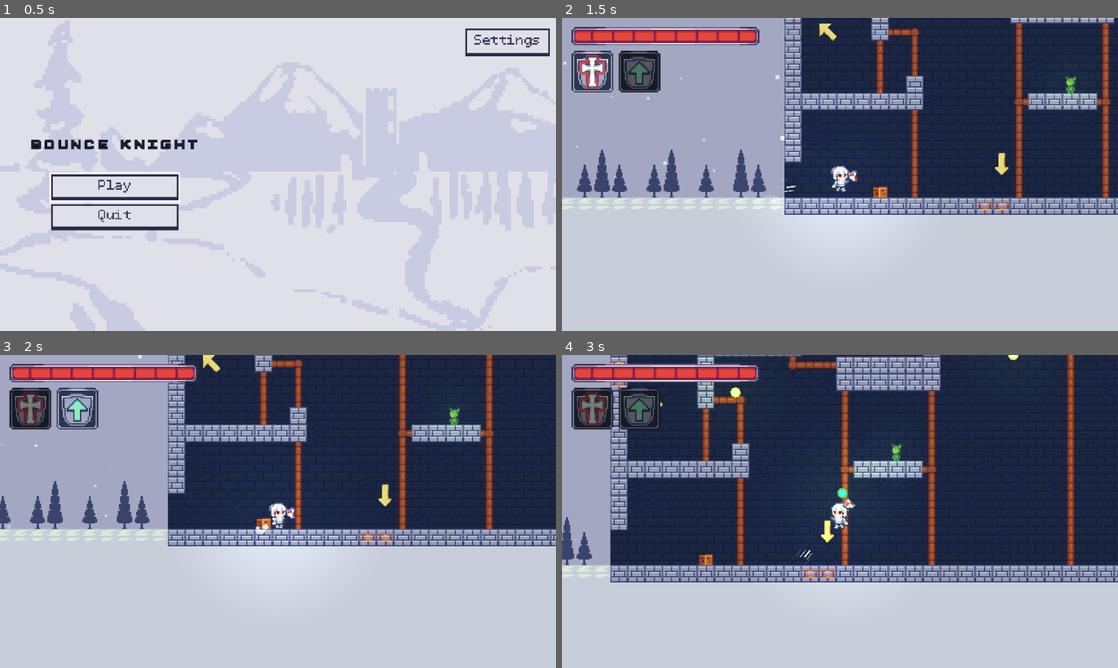
Above: before the commit, frames 1-4 (two rows, left to right).
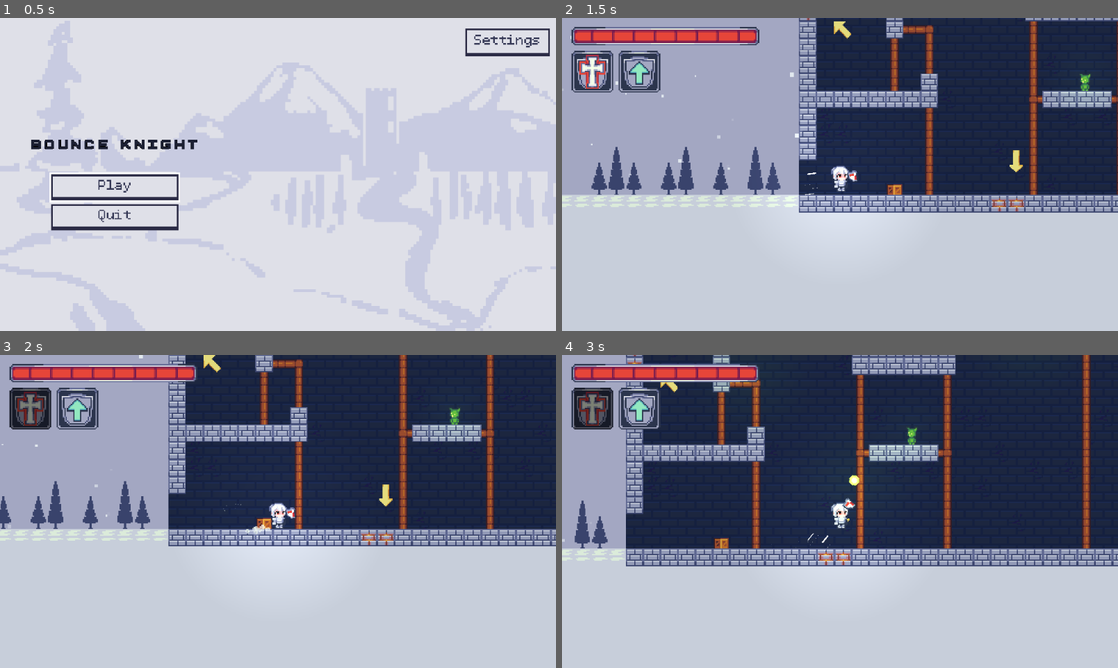
Above: after the commit, the same moments.

Repository: Cyberdemon-bot/Bounce-Knight
Game: Godot game, scene res://scenes/ui/start_screen_classic.tscn
Two runs of this game, one before a commit and one after it. Both use one fixed random seed, a clock stepped at 60 frames per second and the inputs below. Sound files missing from this copy of the repository are replaced by a short silence.
Inputs (mouse positions are in pixels of both pictures, inside the frame that each line leads up to):
- Up to frame 1 (0.5 s): no input
- Up to frame 2 (1.5 s): click "Play" at 0.5 s; tap Enter at 1.25 s; move the mouse to (962, 158) at 1.27 s; hold D (move_right) from 1.28 s (still down); tap Q at 1.35 s
- Up to frame 3 (2 s): keep holding D (move_right); tap Space (jump) at 1.52 s; tap E at 1.55 s
- Up to frame 4 (3 s): move the mouse to (728, 527) at 2.02 s; tap E at 2.1 s; tap Space (jump) at 2.27 s; tap Q at 2.3, 2.85 s; move the mouse to (895, 442) at 2.77 s; release D (move_right) at 2.78 s; hold A (move_left) from 2.78 s (still down)

Frame 1 is identical in both runs. In frame 2, 17% of the frame differs, in the area x 0-100%, y 0-63%; in frame 3, 3.2%; in frame 4, 27%, in the area x 0-100%, y 0-73%.

Commit message:
add basic trajectory line

Diff:
--- a/scenes/main.tscn
+++ b/scenes/main.tscn
@@ -55,6 +55,7 @@
 
 [sub_resource type="TileSet" id="TileSet_1vivr"]
 physics_layer_0/collision_layer = 1
+physics_layer_0/collision_mask = 0
 sources/0 = SubResource("TileSetAtlasSource_1bvp3")
 
 [sub_resource type="RectangleShape2D" id="RectangleShape2D_ghfay"]
--- a/scenes/player.tscn
+++ b/scenes/player.tscn
@@ -120,6 +120,9 @@
 &"run": SubResource("Animation_qlg0r")
 }
 
+[sub_resource type="RectangleShape2D" id="RectangleShape2D_g5nlp"]
+size = Vector2(12, 23)
+
 [node name="Player" type="CharacterBody2D" unique_id=1816567509]
 collision_layer = 2
 script = ExtResource("1_g2els")
@@ -241,10 +244,18 @@
 position = Vector2(0, 5)
 
 [node name="PointLight2D" type="PointLight2D" parent="BodyPoint" unique_id=76483399]
-position = Vector2(0, -2)
+position = Vector2(0, -5)
 energy = 0.15
 texture = ExtResource("8_smehm")
 texture_scale = 0.4
 
 [node name="FootPoint" type="Marker2D" parent="." unique_id=885168814]
 position = Vector2(0, 16)
+
+[node name="DashCast" type="ShapeCast2D" parent="." unique_id=756879864]
+shape = SubResource("RectangleShape2D_g5nlp")
+target_position = Vector2(0, 4.5)
+collision_mask = 5
+
+[node name="TrajectoryLine" type="Line2D" parent="." unique_id=1035102283]
+width = 5.0
--- a/scripts/player.gd
+++ b/scripts/player.gd
@@ -37,12 +37,16 @@
 @onready var land_sound: AudioStreamPlayer2D = $LandSound
 @onready var hit_sound: AudioStreamPlayer2D = $HitSound
 @onready var parry_sound: AudioStreamPlayer2D = $ParrySound
+@onready var dash_cast: ShapeCast2D = $DashCast
+@onready var trajectory_line: Line2D = $TrajectoryLine
+
 
 var was_on_floor: bool = false
 var coyote_timer: float = 0.0
 var jump_buffer_timer: float = 0.0
 var is_jumping: bool = false
 var is_bouncing: bool = false
+var is_charging_dash: bool = false
 var dash_timer: float = 0.0
 var dash_cooldown_timer: float = 0.0
 var skill_cooldown_timer: float = 0.0
@@ -59,6 +63,7 @@
 	speed = GameManager.stat(&"speed")
 	jump_velocity = GameManager.stat(&"jump_power")
 	dash_speed = GameManager.stat(&"dash_speed")
+	skill_force = dash_speed * 0.75
 	dash_cooldown = 1.0
 	dash_bounce_mult = GameManager.stat(&"dash_bounce_mult")
 	bounce_ref_speed = maxf(dash_speed * dash_bounce_mult, 1.0)
@@ -73,6 +78,10 @@
 	push_bar.max_value = skill_cooldown
 	push_bar.value = skill_cooldown
 	shield_area.area_entered.connect(_on_shield_area_entered)
+	trajectory_line.top_level = true
+	trajectory_line.visible = false
+	dash_cast.shape = $CollisionShape2D.shape
+	dash_cast.position = $CollisionShape2D.position
 
 func update_skill_ui() -> void:
 	if dash_cooldown_timer > 0.0:
@@ -100,6 +109,7 @@
 	hp = max(hp - amount, 0)
 	health_bar.value = hp
 	invuln_timer = 0.8
+	is_charging_dash = false
 
 	$Sprite2D.modulate = Color(1.0, 0.3, 0.3)
 	get_tree().create_timer(0.15).timeout.connect(func(): if is_instance_valid(self): $Sprite2D.modulate = Color.WHITE)
@@ -116,6 +126,7 @@
 func _on_fall_out_of_bounds() -> void:
 	if is_dead:
 		return
+	is_charging_dash = false
 	velocity = Vector2.ZERO
 	is_bouncing = false
 	is_jumping = false
@@ -133,10 +144,93 @@
 		if anim_player.current_animation != "idle":
 			anim_player.play("idle")
 
+func calculate_dash_bounce(incoming_vel: Vector2, collider: Object, hit_pos: Vector2, surface_normal: Vector2) -> Vector2:
+	var normal := surface_normal
+	if collider and collider.has_method("on_hit_by_dash"):
+		normal = collider.global_position.direction_to(hit_pos)
+	if normal == Vector2.ZERO:
+		normal = -incoming_vel.normalized()
+
+	if incoming_vel.dot(normal) < -10.0:
+		return incoming_vel.bounce(normal) * dash_bounce_mult
+	return Vector2.ZERO
+
+
+func apply_gravity_step(current_vel: Vector2, delta: float) -> Vector2:
+	var gravity_mult := FALL_GRAVITY_MULT if current_vel.y > 0.0 else 1.0
+	return current_vel + get_gravity() * delta * gravity_mult
+
+
+func update_dash_trajectory(mouse_pos: Vector2) -> void:
+	var dash_dir := global_position.direction_to(mouse_pos)
+	if dash_dir == Vector2.ZERO:
+		trajectory_line.visible = false
+		return
+
+	trajectory_line.visible = true
+	trajectory_line.clear_points()
+	trajectory_line.add_point(global_position)
+
+	var shape_offset: Vector2 = $CollisionShape2D.position
+	var max_dash_dist := dash_speed * DASH_DURATION
+	var grace_dist := dash_speed * (DASH_DURATION + DASH_BOUNCE_GRACE)
+
+	dash_cast.position = shape_offset
+	dash_cast.target_position = dash_dir * grace_dist
+	dash_cast.force_shapecast_update()
+
+	if dash_cast.is_colliding():
+		var safe_fraction := dash_cast.get_closest_collision_safe_fraction()
+		var hit_pos := global_position + dash_cast.target_position * safe_fraction
+		trajectory_line.add_point(hit_pos)
+
+		var hit_normal := dash_cast.get_collision_normal(0)
+		var bounce_vel := calculate_dash_bounce(
+			dash_dir * dash_speed,
+			dash_cast.get_collider(0),
+			hit_pos,
+			hit_normal
+		)
+
+		if bounce_vel != Vector2.ZERO:
+			var push_out := hit_normal if hit_normal != Vector2.ZERO else -dash_dir
+			var sim_pos := hit_pos + push_out * 1.0
+			var dt := 0.03
+
+			for i in range(18):
+				bounce_vel = apply_gravity_step(bounce_vel, dt)
+				var step_vec := bounce_vel * dt
+
+				dash_cast.global_position = sim_pos + shape_offset
+				dash_cast.target_position = step_vec
+				dash_cast.force_shapecast_update()
+
+				if dash_cast.is_colliding():
+					var step_frac := dash_cast.get_closest_collision_safe_fraction()
+					trajectory_line.add_point(sim_pos + step_vec * step_frac)
+					break
+
+				sim_pos += step_vec
+				trajectory_line.add_point(sim_pos)
+	else:
+		trajectory_line.add_point(global_position + dash_dir * max_dash_dist)
+
+	dash_cast.position = shape_offset
+
+
+
 func _process(_delta: float) -> void:
 	var mouse_pos := get_global_mouse_position()
 	$ShieldPivot.look_at(mouse_pos)
 	$ShieldPivot/Sprite2D.flip_v = mouse_pos.x < global_position.x
+
+	if is_charging_dash:
+		$Sprite2D.flip_h = mouse_pos.x < global_position.x
+		update_dash_trajectory(mouse_pos)
+	else:
+		trajectory_line.visible = false
+
+
 
 func apply_corner_correction(delta: float) -> void:
 	if velocity.y >= 0.0:
@@ -156,10 +250,11 @@
 func update_movement(delta: float) -> void:
 	var move_direction := Input.get_axis("move_left", "move_right")
 
-	if move_direction < 0.0:
-		$Sprite2D.flip_h = true
-	elif move_direction > 0.0:
-		$Sprite2D.flip_h = false
+	if not is_charging_dash:
+		if move_direction < 0.0:
+			$Sprite2D.flip_h = true
+		elif move_direction > 0.0:
+			$Sprite2D.flip_h = false
 
 	if is_on_floor():
 		if is_bouncing:
@@ -202,11 +297,19 @@
 			body.on_hit_by_dash(push_dir * skill_force)
 
 func _unhandled_input(event: InputEvent) -> void:
-	if event is InputEventKey and event.pressed and not event.echo:
-		if event.keycode == KEY_Q and dash_timer <= 0.0 and dash_cooldown_timer <= 0.0:
-			dash()
-		elif event.keycode == KEY_E and skill_cooldown_timer <= 0.0:
+	if is_dead:
+		return
+
+	if event is InputEventKey and not event.echo:
+		if event.keycode == KEY_Q:
+			if event.pressed and dash_timer <= 0.0 and dash_cooldown_timer <= 0.0:
+				is_charging_dash = true
+			elif not event.pressed and is_charging_dash:
+				is_charging_dash = false
+				dash()
+		elif event.keycode == KEY_E and event.pressed and skill_cooldown_timer <= 0.0:
 			push_nearby_enemies()
+
 
 func _physics_process(delta: float) -> void:
 	if dash_cooldown_timer > 0.0:
@@ -232,8 +335,7 @@
 				var hit_dir := global_position.direction_to(body.global_position)
 				body.on_hit_by_dash(hit_dir * dash_speed)
 
-				var bounce_normal := body.global_position.direction_to(global_position)
-				velocity = prev_velocity.bounce(bounce_normal) * dash_bounce_mult
+				velocity = calculate_dash_bounce(prev_velocity, body, global_position, Vector2.ZERO)
 				dash_timer = 0.0
 				is_bouncing = true
 				dash_cooldown_timer = 0.0
@@ -242,9 +344,9 @@
 		var did_bounce := false
 		for i in get_slide_collision_count():
 			var collision := get_slide_collision(i)
-			var normal := collision.get_normal()
-			if prev_velocity.dot(normal) < -10.0:
-				velocity = prev_velocity.bounce(normal) * dash_bounce_mult
+			var bounce_vel := calculate_dash_bounce(prev_velocity, collision.get_collider(), global_position, collision.get_normal())
+			if bounce_vel != Vector2.ZERO:
+				velocity = bounce_vel
 				dash_timer = 0.0
 				is_bouncing = true
 				did_bounce = true
@@ -267,12 +369,10 @@
 			if abs(velocity.x) <= speed:
 				is_bouncing = false
 	else:
-		var gravity_mult := 1.0
 		coyote_timer = max(coyote_timer - delta, 0.0)
 		if velocity.y > 0.0:
 			is_jumping = false
-			gravity_mult = FALL_GRAVITY_MULT
-		velocity += get_gravity() * delta * gravity_mult
+		velocity = apply_gravity_step(velocity, delta)
 
 	# Thực hiện nhảy khi có buffer và còn coyote time
 	if jump_buffer_timer > 0.0 and coyote_timer > 0.0:
